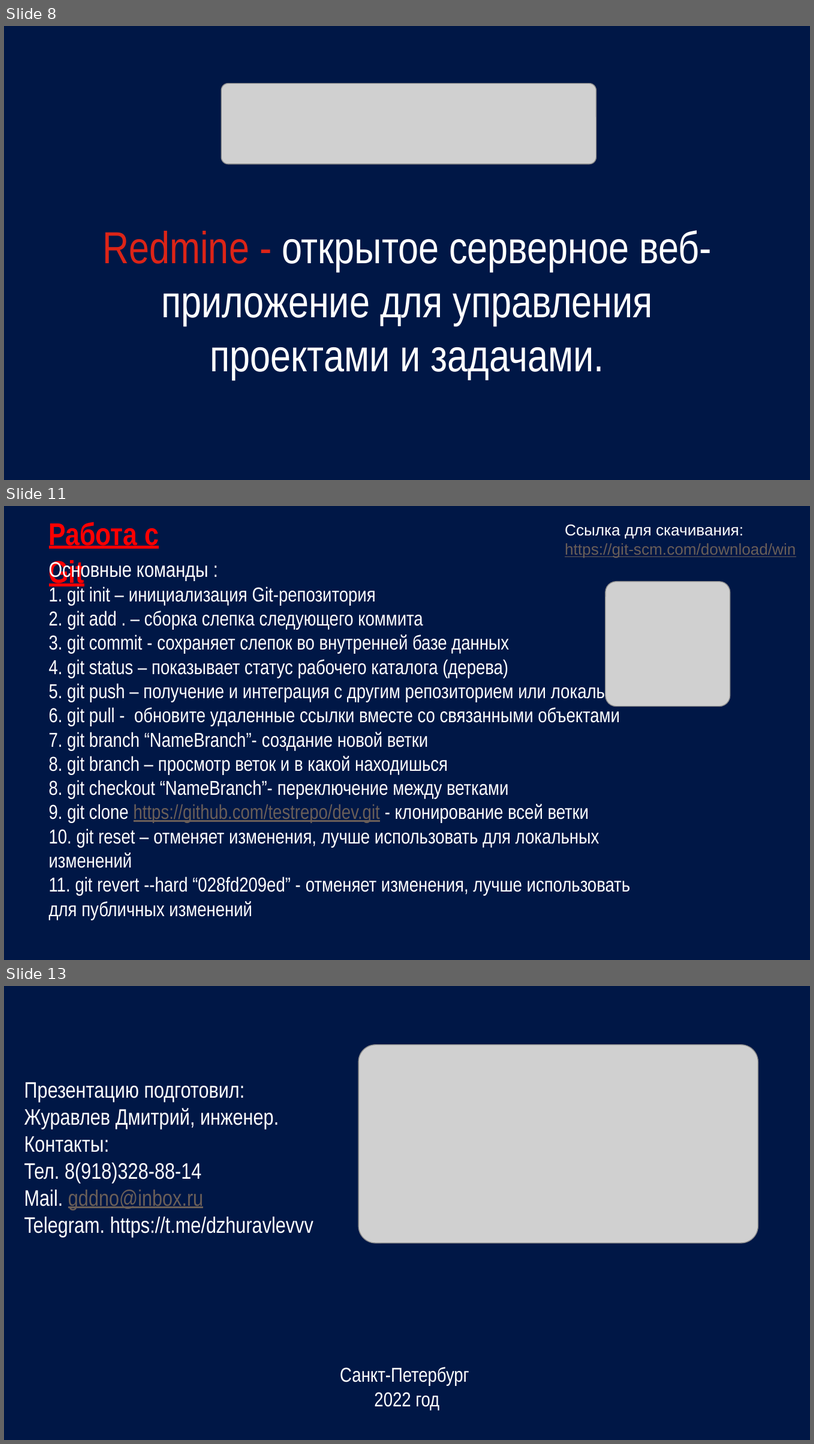
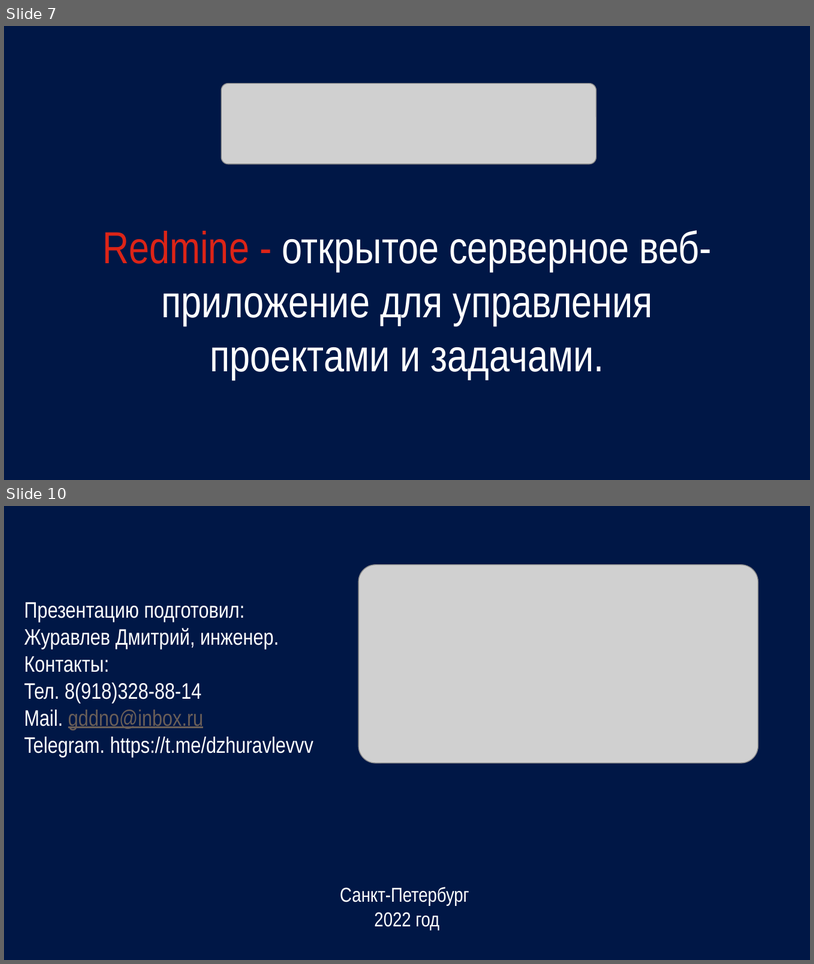
Before and after one commit to gddno/Redmine, a slide deck: Redmine.pptx. Shown one above the other, each under a label of ours: slides 8, 11 and 13 before the commit, slides 7 and 10 after it; the slides between them are not shown. The pictures are 814x1444 and 814x964 pixels, drawn with LibreOffice and Linux fonts; fonts in the diff are those of the drawing; grey boxes stand for pictures. Boxes give left, top, right and bottom in pixels: in the first picture for what was removed or moved away, otherwise in the second. Text is boxed around its words. In the diff, an @@ line names an element or a change of style, - is before the commit and + after.

```diff
--- a/Redmine.pptx
+++ b/Redmine.pptx
@@ slide 11 removed at [4,506,810,960], background #001746 @@
@@ title removed at [49,522,159,589] @@
-Работа с Git
@@ text removed at [565,524,796,558] @@
-Ссылка для скачивания:
-https://git-scm.com/download/win
@@ title removed at [49,560,638,919] @@
-Основные команды :
-1. git init – инициализация Git-репозитория
-2. git add . – сборка слепка следующего коммита
-3. git commit - сохраняет слепок во внутренней базе данных
-4. git status – показывает статус рабочего каталога (дерева)
-5. git push – получение и интеграция с другим репозиторием или локальным
-6. git pull - обновите удаленные ссылки вместе со связанными объектами
-7. git branch “NameBranch”- создание новой ветки
-8. git branch – просмотр веток и в какой находишься
-8. git checkout “NameBranch”- переключение между ветками
-9. git clone https://github.com/testrepo/dev.git - клонирование всей ветки
-10. git reset – отменяет изменения, лучше использовать для локальных изменений
-11. git revert --hard “028fd209ed” - отменяет изменения, лучше использовать для публичных изменений
@@ picture removed at [606,582,731,707] @@
@@ what was slide 8 is now slide 7 @@
@@ what was slide 13 is now slide 10 @@
```
Also in this commit, not shown: 1 slide changed, 2 other slides removed, 4 other files.
